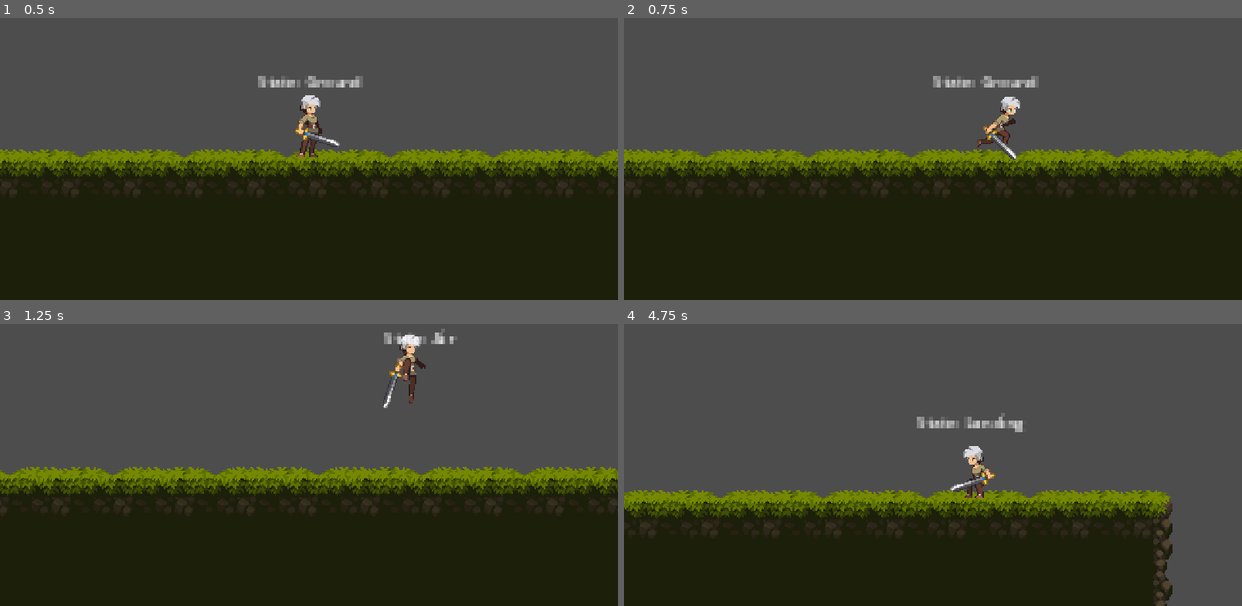
Above: before the commit, frames 1-4 (two rows, left to right).
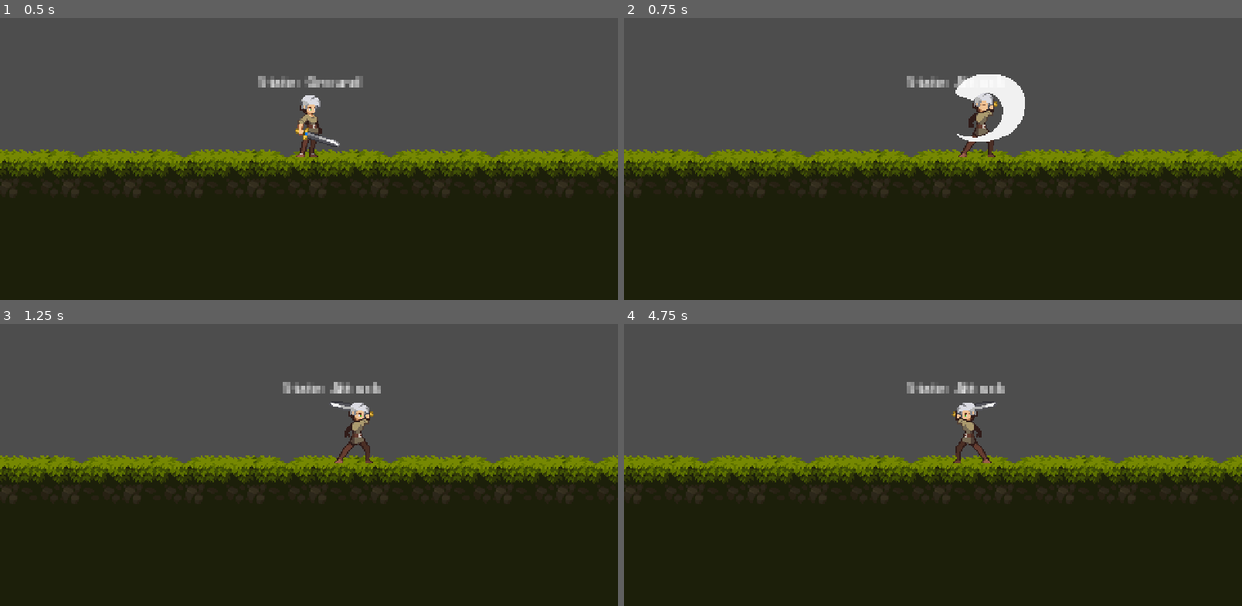
Above: after the commit, the same moments.

Repository: ericvennemeyer/ChrisTutorials2DPlatformer
Game: Godot game, scene res://Levels/test_level.tscn
Two runs of this game, one before a commit and one after it. Both use one fixed random seed, a clock stepped at 60 frames per second and the inputs below.
Inputs:
- Up to frame 1 (0.5 s): no input
- Up to frame 2 (0.75 s): hold D (move_right) from 0.53 s (still down); tap F (attack, bound only after the commit) at 0.6 s
- Up to frame 3 (1.25 s): keep holding D (move_right); tap Space (jump) at 0.77, 0.8, 1.07 s
- Up to frame 4 (4.75 s): tap Space (jump) at 1.35, 1.52, 1.82, 2.3, 3.02, 3.32, 3.6, 3.77, 4.07, 4.52 s; tap F (attack, bound only after the commit) at 1.55, 2.1, 2.85, 4.35 s; release D (move_right) at 2.03 s; hold A (move_left) 2.03-2.78 s; hold D (move_right) 2.78-4.28 s; hold A (move_left) from 4.28 s (still down)

Frame 1 is identical in both runs. In frame 2, 2.3% of the frame differs, in the area x 45-68%, y 20-51%; in frame 3, 12%; in frame 4, 24%, in the area x 0-100%, y 20-100%.

Commit message:
Begin tutorial no.3. Create attack animations, empty attack state, and transition code from ground to attack state.

Diff:
--- /dev/null
+++ b/Character/Attack.gd
@@ -0,0 +1,12 @@
+class_name AttackState
+extends State
+
+
+# Called when the node enters the scene tree for the first time.
+func _ready() -> void:
+	pass # Replace with function body.
+
+
+# Called every frame. 'delta' is the elapsed time since the previous frame.
+func _process(delta: float) -> void:
+	pass
--- a/Character/GroundState.gd
+++ b/Character/GroundState.gd
@@ -4,6 +4,8 @@
 @export var jump_velocity: float = -150.0
 @export var air_state: AirState
 @export var jump_animation: String = "jump"
+@export var attack1_animation: String = "attack1"
+@export var attack_state: AttackState
 
 
 func state_process(delta):
@@ -14,9 +16,16 @@
 func state_input(event: InputEvent):
 	if Input.is_action_just_pressed("jump"):
 		jump()
+	if Input.is_action_just_pressed("attack"):
+		attack()
 
 
 func jump():
 	character.velocity.y = jump_velocity
 	next_state = air_state
 	playback.travel(jump_animation)
+
+
+func attack():
+	playback.travel(attack1_animation)
+	next_state = attack_state
--- a/Character/player.tscn
+++ b/Character/player.tscn
@@ -1,19 +1,75 @@
-[gd_scene load_steps=34 format=3 uid="uid://c2iqlmf2hntm5"]
+[gd_scene load_steps=44 format=3 uid="uid://c2iqlmf2hntm5"]
 
 [ext_resource type="Script" path="res://Character/player.gd" id="1_qiowy"]
 [ext_resource type="Texture2D" uid="uid://b8qh1fj5bda1q" path="res://Art/Legacy-Fantasy - High Forest 2.3/Character/Idle/Idle-Sheet.png" id="1_vu4gl"]
 [ext_resource type="Texture2D" uid="uid://t13pb5ocj21n" path="res://Art/Legacy-Fantasy - High Forest 2.3/Character/Run/Run-Sheet.png" id="3_f8ho0"]
 [ext_resource type="Texture2D" uid="uid://cowrmtug8xqu4" path="res://Art/Legacy-Fantasy - High Forest 2.3/Character/Jump-End/Jump-End-Sheet.png" id="3_votqq"]
 [ext_resource type="Texture2D" uid="uid://ccogyvgrukl0s" path="res://Art/Legacy-Fantasy - High Forest 2.3/Character/Jumlp-All/Jump-All-Sheet.png" id="4_l6bbm"]
+[ext_resource type="Texture2D" uid="uid://bineqfbqt8q3i" path="res://Art/Legacy-Fantasy - High Forest 2.3/Character/Attack-01/Attack-01-Sheet.png" id="6_m5b2r"]
 [ext_resource type="Script" path="res://Character/CharacterStateMachine.gd" id="7_0bhf3"]
 [ext_resource type="Script" path="res://Character/GroundState.gd" id="8_bvr35"]
 [ext_resource type="Script" path="res://Character/AirState.gd" id="9_5nd7r"]
 [ext_resource type="Script" path="res://Character/LandingState.gd" id="10_0721l"]
+[ext_resource type="Script" path="res://Character/Attack.gd" id="11_h2pu6"]
 [ext_resource type="Script" path="res://Character/StateDebugLabel.gd" id="11_n28jx"]
 
 [sub_resource type="CapsuleShape2D" id="CapsuleShape2D_aieis"]
 radius = 8.0
 height = 44.0
+
+[sub_resource type="Animation" id="Animation_v4rkr"]
+length = 0.001
+tracks/0/type = "value"
+tracks/0/imported = false
+tracks/0/enabled = true
+tracks/0/path = NodePath("Sprite2D:frame")
+tracks/0/interp = 1
+tracks/0/loop_wrap = true
+tracks/0/keys = {
+"times": PackedFloat32Array(0),
+"transitions": PackedFloat32Array(1),
+"update": 1,
+"values": [0]
+}
+
+[sub_resource type="Animation" id="Animation_mtrsd"]
+resource_name = "double_jump"
+tracks/0/type = "value"
+tracks/0/imported = false
+tracks/0/enabled = true
+tracks/0/path = NodePath("Sprite2D:texture")
+tracks/0/interp = 1
+tracks/0/loop_wrap = true
+tracks/0/keys = {
+"times": PackedFloat32Array(0),
+"transitions": PackedFloat32Array(1),
+"update": 1,
+"values": [ExtResource("4_l6bbm")]
+}
+tracks/1/type = "value"
+tracks/1/imported = false
+tracks/1/enabled = true
+tracks/1/path = NodePath("Sprite2D:hframes")
+tracks/1/interp = 1
+tracks/1/loop_wrap = true
+tracks/1/keys = {
+"times": PackedFloat32Array(0),
+"transitions": PackedFloat32Array(1),
+"update": 1,
+"values": [15]
+}
+tracks/2/type = "value"
+tracks/2/imported = false
+tracks/2/enabled = true
+tracks/2/path = NodePath("Sprite2D:frame")
+tracks/2/interp = 1
+tracks/2/loop_wrap = true
+tracks/2/keys = {
+"times": PackedFloat32Array(0, 0.1, 0.2, 0.3, 0.4, 0.5, 0.6, 0.7, 0.8, 0.9),
+"transitions": PackedFloat32Array(1, 1, 1, 1, 1, 1, 1, 1, 1, 1),
+"update": 1,
+"values": [3, 4, 5, 6, 7, 8, 9, 10, 11, 12]
+}
 
 [sub_resource type="Animation" id="Animation_afkup"]
 resource_name = "idle"
@@ -57,19 +113,84 @@
 "values": [0, 1, 2, 3]
 }
 
-[sub_resource type="Animation" id="Animation_v4rkr"]
-length = 0.001
-tracks/0/type = "value"
-tracks/0/imported = false
-tracks/0/enabled = true
-tracks/0/path = NodePath("Sprite2D:frame")
-tracks/0/interp = 1
-tracks/0/loop_wrap = true
-tracks/0/keys = {
-"times": PackedFloat32Array(0),
-"transitions": PackedFloat32Array(1),
-"update": 1,
-"values": [0]
+[sub_resource type="Animation" id="Animation_r01nq"]
+resource_name = "jump_end"
+length = 0.3
+tracks/0/type = "value"
+tracks/0/imported = false
+tracks/0/enabled = true
+tracks/0/path = NodePath("Sprite2D:texture")
+tracks/0/interp = 1
+tracks/0/loop_wrap = true
+tracks/0/keys = {
+"times": PackedFloat32Array(0),
+"transitions": PackedFloat32Array(1),
+"update": 1,
+"values": [ExtResource("3_votqq")]
+}
+tracks/1/type = "value"
+tracks/1/imported = false
+tracks/1/enabled = true
+tracks/1/path = NodePath("Sprite2D:hframes")
+tracks/1/interp = 1
+tracks/1/loop_wrap = true
+tracks/1/keys = {
+"times": PackedFloat32Array(0),
+"transitions": PackedFloat32Array(1),
+"update": 1,
+"values": [3]
+}
+tracks/2/type = "value"
+tracks/2/imported = false
+tracks/2/enabled = true
+tracks/2/path = NodePath("Sprite2D:frame")
+tracks/2/interp = 1
+tracks/2/loop_wrap = true
+tracks/2/keys = {
+"times": PackedFloat32Array(0, 0.1, 0.2),
+"transitions": PackedFloat32Array(1, 1, 1),
+"update": 1,
+"values": [0, 1, 2]
+}
+
+[sub_resource type="Animation" id="Animation_yqgta"]
+resource_name = "jump_start"
+length = 1.2
+tracks/0/type = "value"
+tracks/0/imported = false
+tracks/0/enabled = true
+tracks/0/path = NodePath("Sprite2D:texture")
+tracks/0/interp = 1
+tracks/0/loop_wrap = true
+tracks/0/keys = {
+"times": PackedFloat32Array(0),
+"transitions": PackedFloat32Array(1),
+"update": 1,
+"values": [ExtResource("4_l6bbm")]
+}
+tracks/1/type = "value"
+tracks/1/imported = false
+tracks/1/enabled = true
+tracks/1/path = NodePath("Sprite2D:hframes")
+tracks/1/interp = 1
+tracks/1/loop_wrap = true
+tracks/1/keys = {
+"times": PackedFloat32Array(0),
+"transitions": PackedFloat32Array(1),
+"update": 1,
+"values": [15]
+}
+tracks/2/type = "value"
+tracks/2/imported = false
+tracks/2/enabled = true
+tracks/2/path = NodePath("Sprite2D:frame")
+tracks/2/interp = 1
+tracks/2/loop_wrap = true
+tracks/2/keys = {
+"times": PackedFloat32Array(0, 0.1, 0.2, 0.3, 0.4, 0.5, 0.6, 0.7, 0.8, 0.9, 1, 1.1),
+"transitions": PackedFloat32Array(1, 1, 1, 1, 1, 1, 1, 1, 1, 1, 1, 1),
+"update": 1,
+"values": [0, 1, 2, 3, 4, 5, 6, 7, 8, 9, 10, 11]
 }
 
 [sub_resource type="Animation" id="Animation_au43d"]
@@ -113,128 +234,91 @@
 "values": [0, 1, 2, 3, 4, 5, 6, 7]
 }
 
-[sub_resource type="Animation" id="Animation_yqgta"]
-resource_name = "jump_start"
-length = 1.2
-tracks/0/type = "value"
-tracks/0/imported = false
-tracks/0/enabled = true
-tracks/0/path = NodePath("Sprite2D:texture")
-tracks/0/interp = 1
-tracks/0/loop_wrap = true
-tracks/0/keys = {
-"times": PackedFloat32Array(0),
-"transitions": PackedFloat32Array(1),
-"update": 1,
-"values": [ExtResource("4_l6bbm")]
-}
-tracks/1/type = "value"
-tracks/1/imported = false
-tracks/1/enabled = true
-tracks/1/path = NodePath("Sprite2D:hframes")
-tracks/1/interp = 1
-tracks/1/loop_wrap = true
-tracks/1/keys = {
-"times": PackedFloat32Array(0),
-"transitions": PackedFloat32Array(1),
-"update": 1,
-"values": [15]
-}
-tracks/2/type = "value"
-tracks/2/imported = false
-tracks/2/enabled = true
-tracks/2/path = NodePath("Sprite2D:frame")
-tracks/2/interp = 1
-tracks/2/loop_wrap = true
-tracks/2/keys = {
-"times": PackedFloat32Array(0, 0.1, 0.2, 0.3, 0.4, 0.5, 0.6, 0.7, 0.8, 0.9, 1, 1.1),
-"transitions": PackedFloat32Array(1, 1, 1, 1, 1, 1, 1, 1, 1, 1, 1, 1),
-"update": 1,
-"values": [0, 1, 2, 3, 4, 5, 6, 7, 8, 9, 10, 11]
-}
-
-[sub_resource type="Animation" id="Animation_r01nq"]
-resource_name = "jump_end"
-length = 0.3
-tracks/0/type = "value"
-tracks/0/imported = false
-tracks/0/enabled = true
-tracks/0/path = NodePath("Sprite2D:texture")
-tracks/0/interp = 1
-tracks/0/loop_wrap = true
-tracks/0/keys = {
-"times": PackedFloat32Array(0),
-"transitions": PackedFloat32Array(1),
-"update": 1,
-"values": [ExtResource("3_votqq")]
-}
-tracks/1/type = "value"
-tracks/1/imported = false
-tracks/1/enabled = true
-tracks/1/path = NodePath("Sprite2D:hframes")
-tracks/1/interp = 1
-tracks/1/loop_wrap = true
-tracks/1/keys = {
-"times": PackedFloat32Array(0),
-"transitions": PackedFloat32Array(1),
-"update": 1,
-"values": [3]
-}
-tracks/2/type = "value"
-tracks/2/imported = false
-tracks/2/enabled = true
-tracks/2/path = NodePath("Sprite2D:frame")
-tracks/2/interp = 1
-tracks/2/loop_wrap = true
-tracks/2/keys = {
-"times": PackedFloat32Array(0, 0.1, 0.2),
-"transitions": PackedFloat32Array(1, 1, 1),
-"update": 1,
-"values": [0, 1, 2]
-}
-
-[sub_resource type="Animation" id="Animation_mtrsd"]
-resource_name = "double_jump"
-tracks/0/type = "value"
-tracks/0/imported = false
-tracks/0/enabled = true
-tracks/0/path = NodePath("Sprite2D:texture")
-tracks/0/interp = 1
-tracks/0/loop_wrap = true
-tracks/0/keys = {
-"times": PackedFloat32Array(0),
-"transitions": PackedFloat32Array(1),
-"update": 1,
-"values": [ExtResource("4_l6bbm")]
-}
-tracks/1/type = "value"
-tracks/1/imported = false
-tracks/1/enabled = true
-tracks/1/path = NodePath("Sprite2D:hframes")
-tracks/1/interp = 1
-tracks/1/loop_wrap = true
-tracks/1/keys = {
-"times": PackedFloat32Array(0),
-"transitions": PackedFloat32Array(1),
-"update": 1,
-"values": [15]
-}
-tracks/2/type = "value"
-tracks/2/imported = false
-tracks/2/enabled = true
-tracks/2/path = NodePath("Sprite2D:frame")
-tracks/2/interp = 1
-tracks/2/loop_wrap = true
-tracks/2/keys = {
-"times": PackedFloat32Array(0, 0.1, 0.2, 0.3, 0.4, 0.5, 0.6, 0.7, 0.8, 0.9),
-"transitions": PackedFloat32Array(1, 1, 1, 1, 1, 1, 1, 1, 1, 1),
-"update": 1,
-"values": [3, 4, 5, 6, 7, 8, 9, 10, 11, 12]
+[sub_resource type="Animation" id="Animation_axf3j"]
+resource_name = "attack1"
+length = 0.4
+tracks/0/type = "value"
+tracks/0/imported = false
+tracks/0/enabled = true
+tracks/0/path = NodePath("Sprite2D:texture")
+tracks/0/interp = 1
+tracks/0/loop_wrap = true
+tracks/0/keys = {
+"times": PackedFloat32Array(0),
+"transitions": PackedFloat32Array(1),
+"update": 1,
+"values": [ExtResource("6_m5b2r")]
+}
+tracks/1/type = "value"
+tracks/1/imported = false
+tracks/1/enabled = true
+tracks/1/path = NodePath("Sprite2D:hframes")
+tracks/1/interp = 1
+tracks/1/loop_wrap = true
+tracks/1/keys = {
+"times": PackedFloat32Array(0),
+"transitions": PackedFloat32Array(1),
+"update": 1,
+"values": [8]
+}
+tracks/2/type = "value"
+tracks/2/imported = false
+tracks/2/enabled = true
+tracks/2/path = NodePath("Sprite2D:frame")
+tracks/2/interp = 1
+tracks/2/loop_wrap = true
+tracks/2/keys = {
+"times": PackedFloat32Array(0, 0.1, 0.2, 0.3),
+"transitions": PackedFloat32Array(1, 1, 1, 1),
+"update": 1,
+"values": [0, 1, 2, 3]
+}
+
+[sub_resource type="Animation" id="Animation_la123"]
+resource_name = "animation2"
+length = 0.4
+tracks/0/type = "value"
+tracks/0/imported = false
+tracks/0/enabled = true
+tracks/0/path = NodePath("Sprite2D:texture")
+tracks/0/interp = 1
+tracks/0/loop_wrap = true
+tracks/0/keys = {
+"times": PackedFloat32Array(0),
+"transitions": PackedFloat32Array(1),
+"update": 1,
+"values": [ExtResource("6_m5b2r")]
+}
+tracks/1/type = "value"
+tracks/1/imported = false
+tracks/1/enabled = true
+tracks/1/path = NodePath("Sprite2D:hframes")
+tracks/1/interp = 1
+tracks/1/loop_wrap = true
+tracks/1/keys = {
+"times": PackedFloat32Array(0),
+"transitions": PackedFloat32Array(1),
+"update": 1,
+"values": [8]
+}
+tracks/2/type = "value"
+tracks/2/imported = false
+tracks/2/enabled = true
+tracks/2/path = NodePath("Sprite2D:frame")
+tracks/2/interp = 1
+tracks/2/loop_wrap = true
+tracks/2/keys = {
+"times": PackedFloat32Array(0, 0.1, 0.2, 0.3),
+"transitions": PackedFloat32Array(1, 1, 1, 1),
+"update": 1,
+"values": [4, 5, 6, 7]
 }
 
 [sub_resource type="AnimationLibrary" id="AnimationLibrary_7t7vh"]
 _data = {
 "RESET": SubResource("Animation_v4rkr"),
+"attack1": SubResource("Animation_axf3j"),
+"attack2": SubResource("Animation_la123"),
 "double_jump": SubResource("Animation_mtrsd"),
 "idle": SubResource("Animation_afkup"),
 "jump_end": SubResource("Animation_r01nq"),
@@ -260,6 +344,12 @@
 blend_point_2/pos = -1.0
 blend_mode = 1
 
+[sub_resource type="AnimationNodeAnimation" id="AnimationNodeAnimation_iiyxj"]
+animation = &"attack1"
+
+[sub_resource type="AnimationNodeAnimation" id="AnimationNodeAnimation_1oymc"]
+animation = &"attack2"
+
 [sub_resource type="AnimationNodeAnimation" id="AnimationNodeAnimation_bl2uj"]
 animation = &"double_jump"
 
@@ -284,17 +374,29 @@
 
 [sub_resource type="AnimationNodeStateMachineTransition" id="AnimationNodeStateMachineTransition_wkfk5"]
 
+[sub_resource type="AnimationNodeStateMachineTransition" id="AnimationNodeStateMachineTransition_s3lqm"]
+
+[sub_resource type="AnimationNodeStateMachineTransition" id="AnimationNodeStateMachineTransition_dxvp5"]
+
+[sub_resource type="AnimationNodeStateMachineTransition" id="AnimationNodeStateMachineTransition_texii"]
+
+[sub_resource type="AnimationNodeStateMachineTransition" id="AnimationNodeStateMachineTransition_64c11"]
+
 [sub_resource type="AnimationNodeStateMachine" id="AnimationNodeStateMachine_41313"]
 states/Move/node = SubResource("AnimationNodeBlendSpace1D_t3i67")
 states/Move/position = Vector2(450.5, 99.9375)
+states/attack1/node = SubResource("AnimationNodeAnimation_iiyxj")
+states/attack1/position = Vector2(450.625, 214.75)
+states/attack2/node = SubResource("AnimationNodeAnimation_1oymc")
+states/attack2/position = Vector2(590.5, 215.25)
 states/double_jump/node = SubResource("AnimationNodeAnimation_bl2uj")
 states/double_jump/position = Vector2(654.375, -11.75)
 states/jump_end/node = SubResource("AnimationNodeAnimation_1kqxv")
 states/jump_end/position = Vector2(654.5, 99.9688)
 states/jump_start/node = SubResource("AnimationNodeAnimation_w8ua6")
 states/jump_start/position = Vector2(449.25, -12)
-transitions = ["Start", "Move", SubResource("AnimationNodeSt …(402 unchanged characters)… mationNodeStateMachineTransition_wkfk5")]
-graph_offset = Vector2(-254, -110)
+transitions = ["Start", "Move", SubResource("AnimationNodeSt …(402 unchanged characters)… mationNodeStateMachineTransition_wkfk5"), "Move", "attack1", SubResource("AnimationNodeStateMachineTransition_s3lqm"), "attack1", "attack2", SubResource("AnimationNodeStateMachineTransition_dxvp5"), "attack1", "Move", SubResource("AnimationNodeStateMachineTransition_texii"), "attack2", "Move", SubResource("AnimationNodeStateMachineTransition_64c11")]
+graph_offset = Vector2(-104, -70)
 
 [sub_resource type="LabelSettings" id="LabelSettings_j74qe"]
 font_size = 12
@@ -308,9 +410,9 @@
 
 [node name="Sprite2D" type="Sprite2D" parent="."]
 position = Vector2(-32, -40)
-texture = ExtResource("4_l6bbm")
+texture = ExtResource("6_m5b2r")
 centered = false
-hframes = 15
+hframes = 8
 
 [node name="AnimationPlayer" type="AnimationPlayer" parent="."]
 libraries = {
@@ -328,10 +430,11 @@
 animation_tree = NodePath("../AnimationTree")
 current_state = NodePath("Ground")
 
-[node name="Ground" type="Node" parent="CharacterStateMachine" node_paths=PackedStringArray("air_state")]
+[node name="Ground" type="Node" parent="CharacterStateMachine" node_paths=PackedStringArray("air_state", "attack_state")]
 script = ExtResource("8_bvr35")
 air_state = NodePath("../Air")
 jump_animation = "jump_start"
+attack_state = NodePath("../Attack")
 
 [node name="Air" type="Node" parent="CharacterStateMachine" node_paths=PackedStringArray("landing_state")]
 script = ExtResource("9_5nd7r")
@@ -340,6 +443,10 @@
 [node name="Landing" type="Node" parent="CharacterStateMachine" node_paths=PackedStringArray("ground_state")]
 script = ExtResource("10_0721l")
 ground_state = NodePath("../Ground")
+can_move = false
+
+[node name="Attack" type="Node" parent="CharacterStateMachine"]
+script = ExtResource("11_h2pu6")
 can_move = false
 
 [node name="StateDebugLabel" type="Label" parent="." node_paths=PackedStringArray("state_machine")]
--- a/project.godot
+++ b/project.godot
@@ -27,29 +27,40 @@
 "deadzone": 0.5,
 "events": [Object(InputEventKey,"resource_local_to_scene":false,"resource_name":"","device":-1,"window_id":0,"alt_pressed":false,"shift_pressed":false,"ctrl_pressed":false,"meta_pressed":false,"pressed":false,"keycode":0,"physical_keycode":65,"key_label":0,"unicode":97,"echo":false,"script":null)
 , Object(InputEventKey,"resource_local_to_scene":false,"resource_name":"","device":-1,"window_id":0,"alt_pressed":false,"shift_pressed":false,"ctrl_pressed":false,"meta_pressed":false,"pressed":false,"keycode":0,"physical_keycode":4194319,"key_label":0,"unicode":0,"echo":false,"script":null)
+, Object(InputEventJoypadButton,"resource_local_to_scene":false,"resource_name":"","device":-1,"button_index":13,"pressure":0.0,"pressed":true,"script":null)
 ]
 }
 move_right={
 "deadzone": 0.5,
 "events": [Object(InputEventKey,"resource_local_to_scene":false,"resource_name":"","device":-1,"window_id":0,"alt_pressed":false,"shift_pressed":false,"ctrl_pressed":false,"meta_pressed":false,"pressed":false,"keycode":0,"physical_keycode":68,"key_label":0,"unicode":100,"echo":false,"script":null)
 , Object(InputEventKey,"resource_local_to_scene":false,"resource_name":"","device":-1,"window_id":0,"alt_pressed":false,"shift_pressed":false,"ctrl_pressed":false,"meta_pressed":false,"pressed":false,"keycode":0,"physical_keycode":4194321,"key_label":0,"unicode":0,"echo":false,"script":null)
+, Object(InputEventJoypadButton,"resource_local_to_scene":false,"resource_name":"","device":-1,"button_index":14,"pressure":0.0,"pressed":true,"script":null)
 ]
 }
 move_up={
 "deadzone": 0.5,
 "events": [Object(InputEventKey,"resource_local_to_scene":false,"resource_name":"","device":-1,"window_id":0,"alt_pressed":false,"shift_pressed":false,"ctrl_pressed":false,"meta_pressed":false,"pressed":false,"keycode":0,"physical_keycode":87,"key_label":0,"unicode":119,"echo":false,"script":null)
 , Object(InputEventKey,"resource_local_to_scene":false,"resource_name":"","device":-1,"window_id":0,"alt_pressed":false,"shift_pressed":false,"ctrl_pressed":false,"meta_pressed":false,"pressed":false,"keycode":0,"physical_keycode":4194320,"key_label":0,"unicode":0,"echo":false,"script":null)
+, Object(InputEventJoypadButton,"resource_local_to_scene":false,"resource_name":"","device":-1,"button_index":11,"pressure":0.0,"pressed":true,"script":null)
 ]
 }
 move_down={
 "deadzone": 0.5,
 "events": [Object(InputEventKey,"resource_local_to_scene":false,"resource_name":"","device":-1,"window_id":0,"alt_pressed":false,"shift_pressed":false,"ctrl_pressed":false,"meta_pressed":false,"pressed":false,"keycode":0,"physical_keycode":83,"key_label":0,"unicode":115,"echo":false,"script":null)
 , Object(InputEventKey,"resource_local_to_scene":false,"resource_name":"","device":-1,"window_id":0,"alt_pressed":false,"shift_pressed":false,"ctrl_pressed":false,"meta_pressed":false,"pressed":false,"keycode":0,"physical_keycode":4194322,"key_label":0,"unicode":0,"echo":false,"script":null)
+, Object(InputEventJoypadButton,"resource_local_to_scene":false,"resource_name":"","device":-1,"button_index":12,"pressure":0.0,"pressed":true,"script":null)
 ]
 }
 jump={
 "deadzone": 0.5,
 "events": [Object(InputEventKey,"resource_local_to_scene":false,"resource_name":"","device":-1,"window_id":0,"alt_pressed":false,"shift_pressed":false,"ctrl_pressed":false,"meta_pressed":false,"pressed":false,"keycode":0,"physical_keycode":32,"key_label":0,"unicode":32,"echo":false,"script":null)
+, Object(InputEventJoypadButton,"resource_local_to_scene":false,"resource_name":"","device":-1,"button_index":1,"pressure":0.0,"pressed":true,"script":null)
+]
+}
+attack={
+"deadzone": 0.5,
+"events": [Object(InputEventKey,"resource_local_to_scene":false,"resource_name":"","device":-1,"window_id":0,"alt_pressed":false,"shift_pressed":false,"ctrl_pressed":false,"meta_pressed":false,"pressed":false,"keycode":0,"physical_keycode":70,"key_label":0,"unicode":102,"echo":false,"script":null)
+, Object(InputEventJoypadButton,"resource_local_to_scene":false,"resource_name":"","device":-1,"button_index":3,"pressure":0.0,"pressed":true,"script":null)
 ]
 }
 
